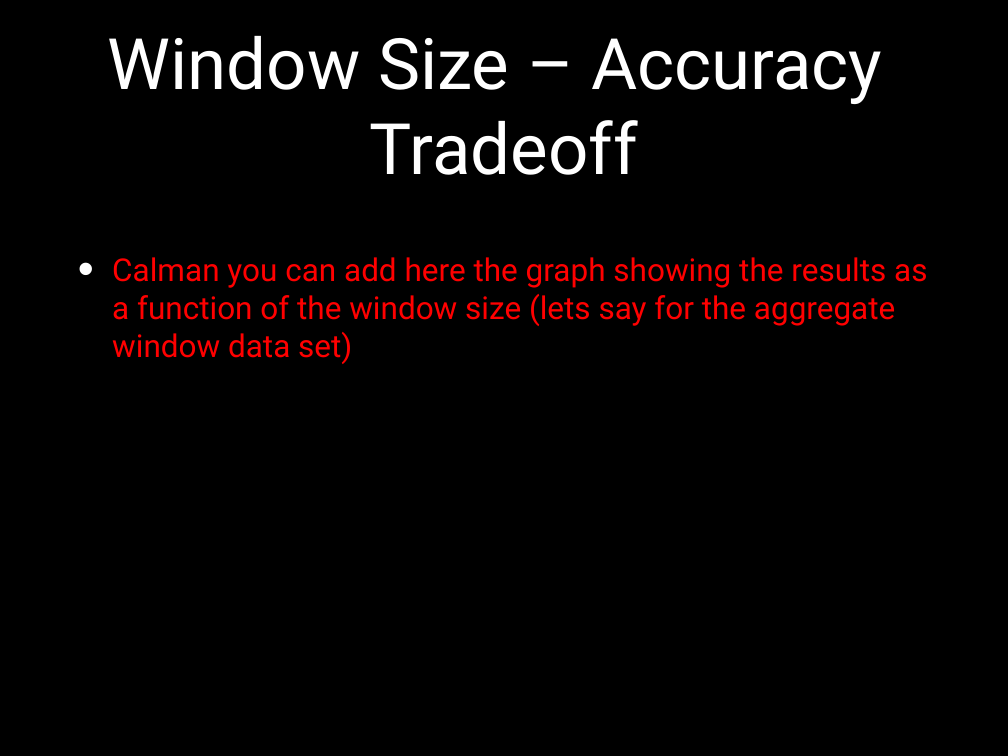
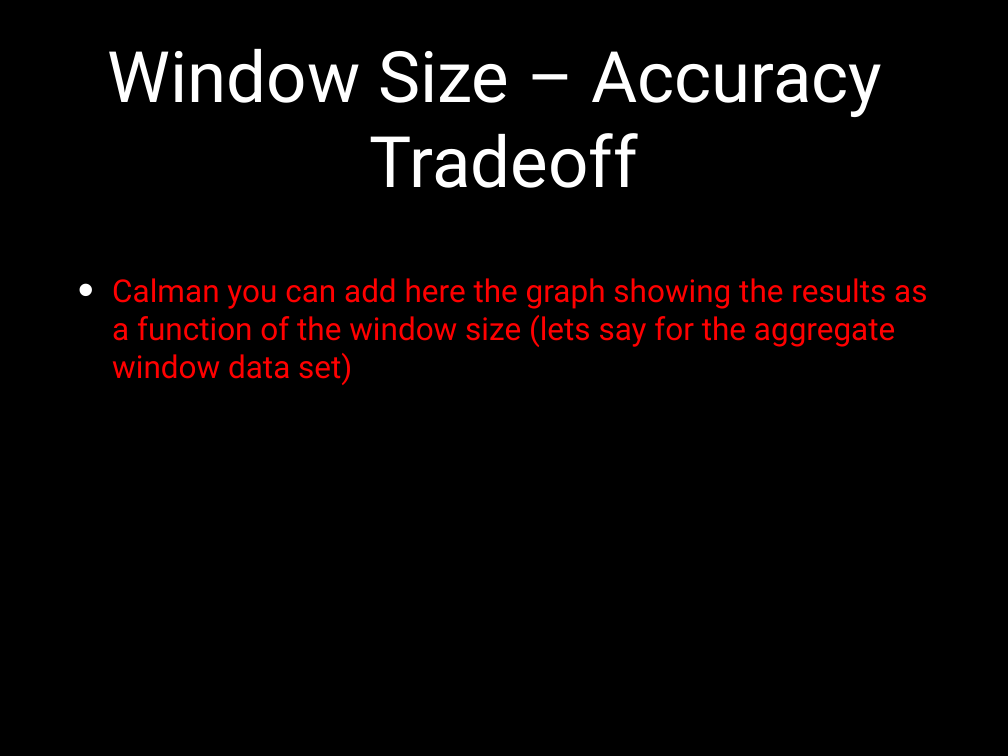
Before and after one commit to idocal/motionsense, a slide deck: slide 9 of MotionSenese/Presentation2.pptx (slide 8 before the commit). Drawn at 1008x756 pixels with LibreOffice and Linux fonts; fonts in the diff are those of the drawing. Boxes give left, top, right and bottom in pixels: in the first picture for what was removed or moved away, otherwise in the second. Text is boxed around its words. In the diff, an @@ line names an element or a change of style, - is before the commit and + after.

```diff
--- a/MotionSenese/Presentation2.pptx
+++ b/MotionSenese/Presentation2.pptx
@@ title "Window Size – Accuracy Tradeoff": place and size @@
-title "Window Size – Accuracy Tradeoff" at (108,36,882,175)
+title "Window Size – Accuracy Tradeoff" at (108,49,882,188)
@@ text "Calman you can add here ...": place and size @@
-text "Calman you can add here ..." at (112,257,927,364)
+text "Calman you can add here ..." at (112,278,927,385)
```
Also in this commit, not shown: 8 other slides changed, 1 slide added.
